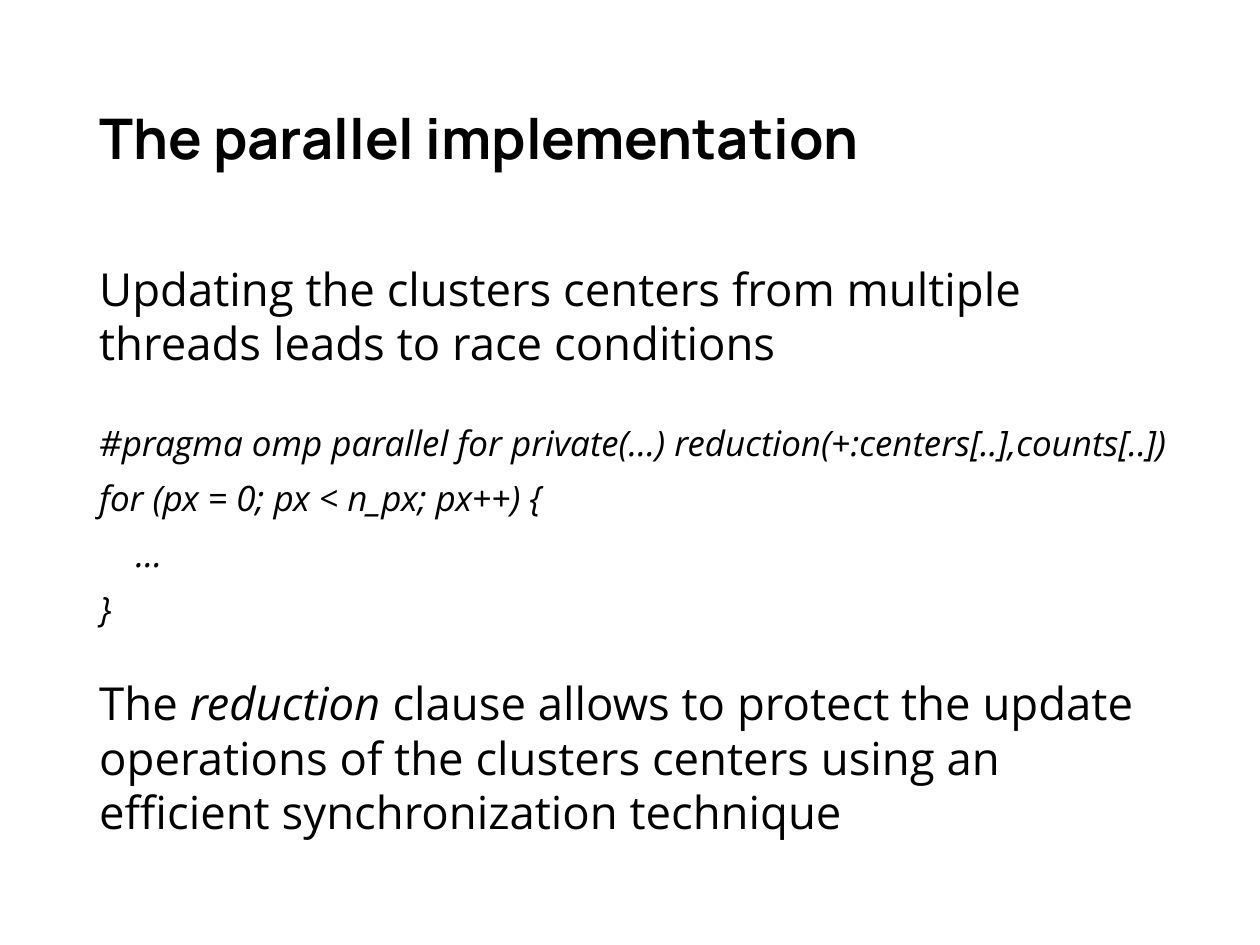
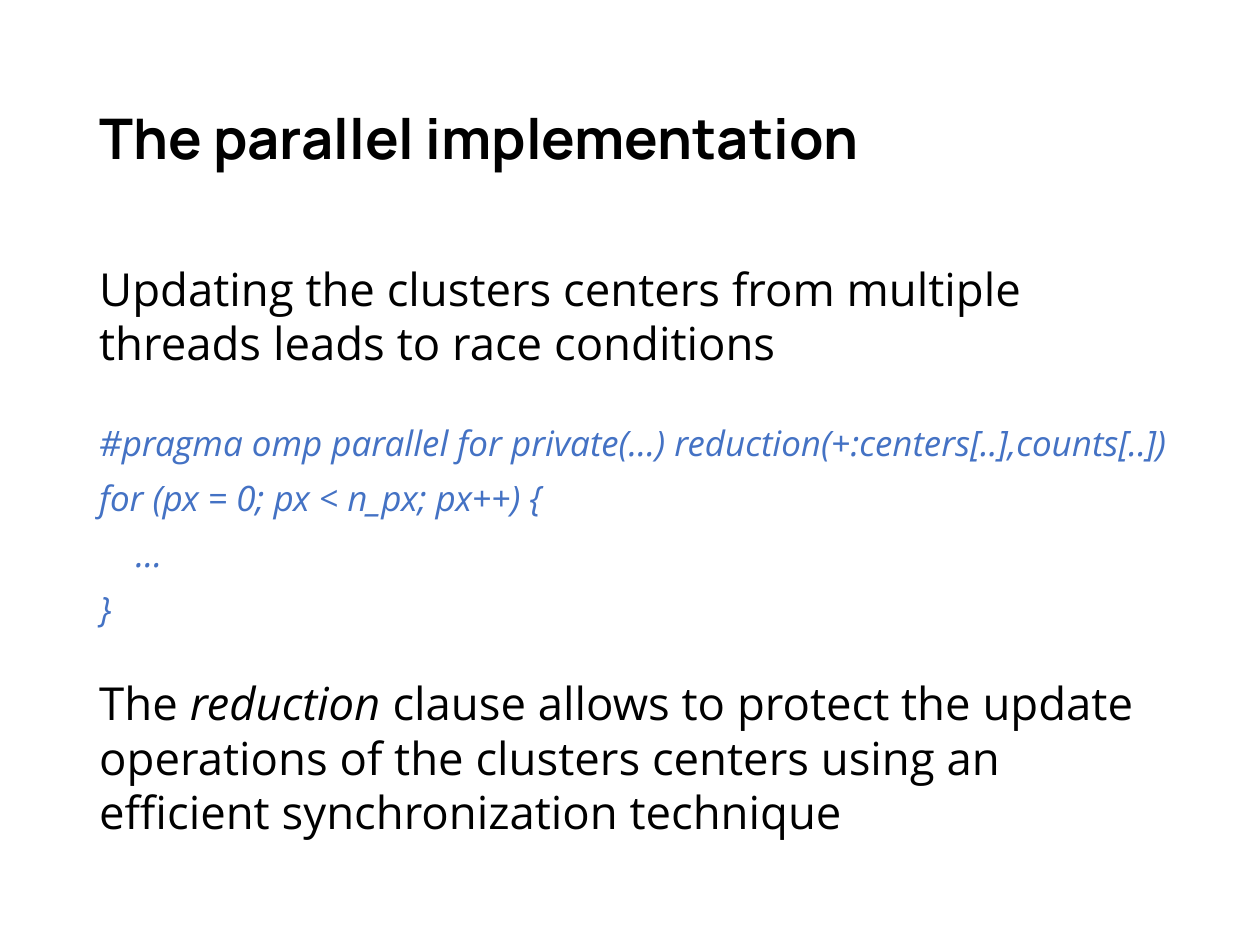
Before and after one commit to gabrielemirando/image-segmentation, a slide deck: slide 9 of docs/pres.pptx. Drawn at 1260x945 pixels with LibreOffice and Linux fonts; fonts in the diff are those of the drawing. Boxes give left, top, right and bottom in pixels: in the first picture for what was removed or moved away, otherwise in the second. Text is boxed around its words. In the diff, an @@ line names an element or a change of style, - is before the commit and + after.

```diff
--- a/docs/pres.pptx
+++ b/docs/pres.pptx
@@ text "#pragma omp parallel for private(…) ..." at [99, 429, 1166, 520]: text colour #000000 to #4472C4 @@
```
Also in this commit, not shown: 5 other slides changed.
